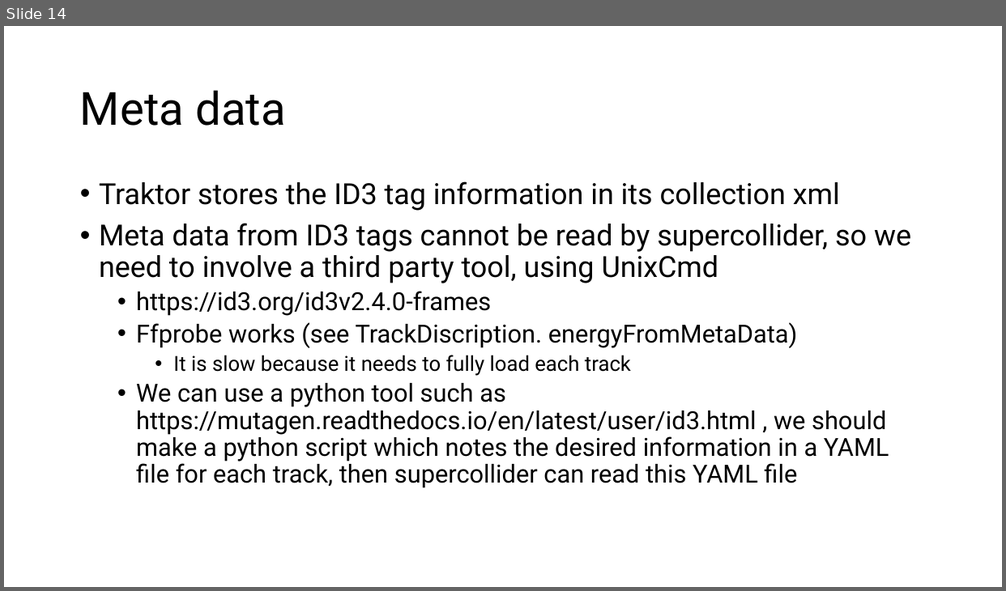
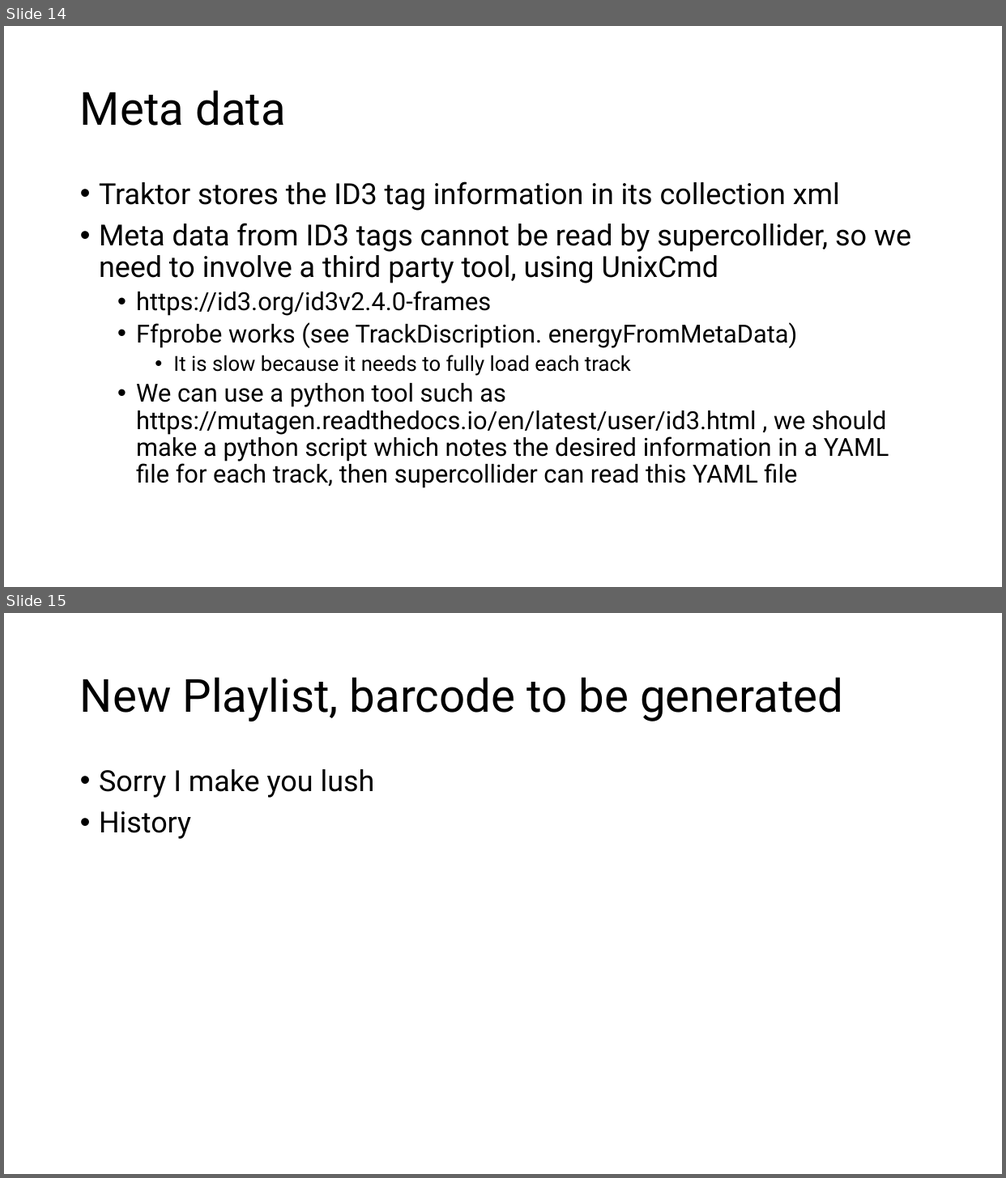
Before and after one commit to pier3100/SUDJ-peripheral, a slide deck: Design Log/Music Library.pptx. Shown one above the other, each under a label of ours: slide 14 before the commit, slides 14 and 15 after it. The pictures are 1006x591 and 1006x1178 pixels, drawn with LibreOffice and Linux fonts; fonts in the diff are those of the drawing. Boxes give left, top, right and bottom in pixels: in the first picture for what was removed or moved away, otherwise in the second. Text is boxed around its words. In the diff, an @@ line names an element or a change of style, - is before the commit and + after.

```diff
--- a/Design Log/Music Library.pptx
+++ b/Design Log/Music Library.pptx
@@ slide 15 added at bbox=[4, 613, 1002, 1174], background #FFFFFF @@
@@ title added at bbox=[80, 677, 844, 722], 44 pt, text #000000 @@
+New Playlist, barcode to be generated
@@ text added at bbox=[99, 769, 375, 839], 28 pt, text #000000 @@
+• Sorry I make you lush
+• History
```
Also in this commit, not shown: 15 other files.
